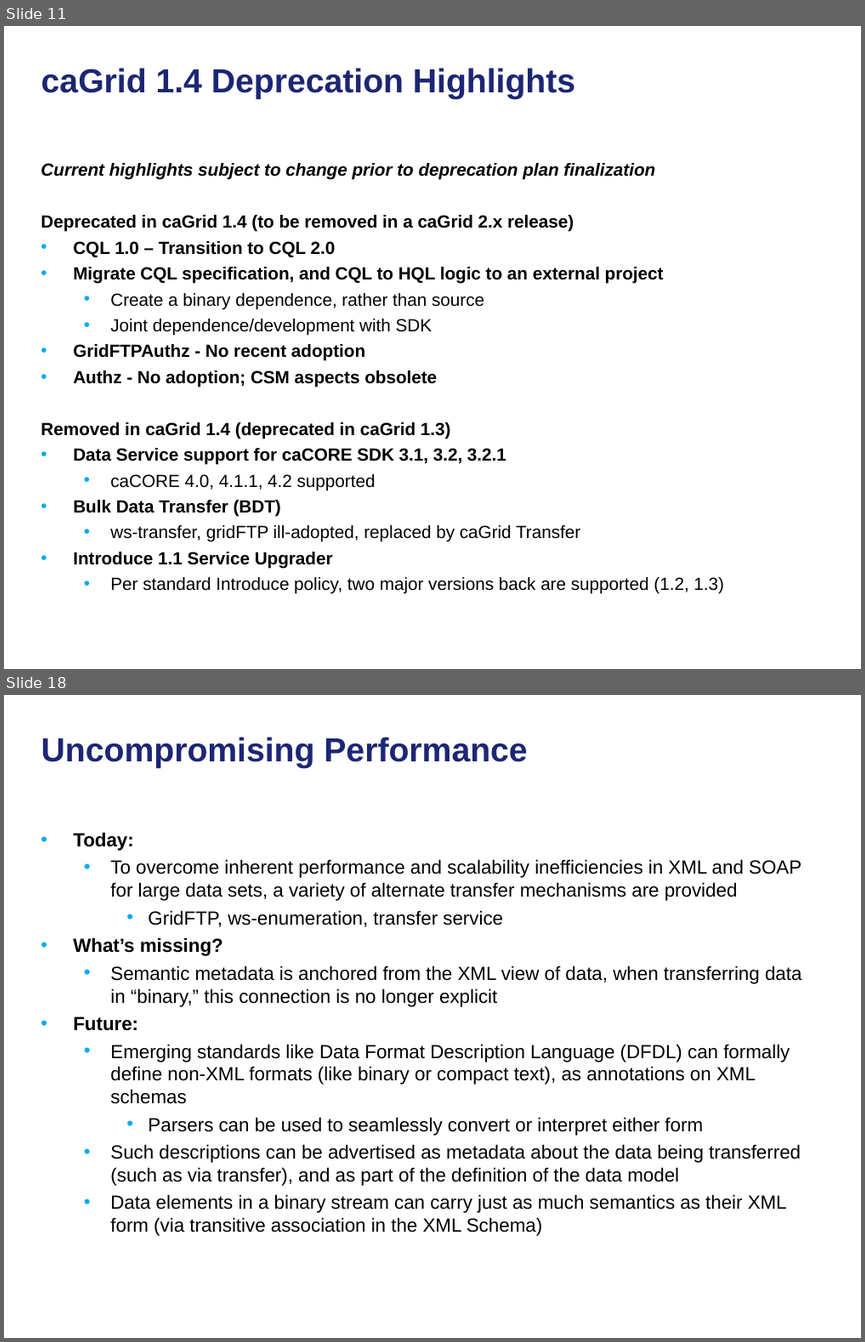
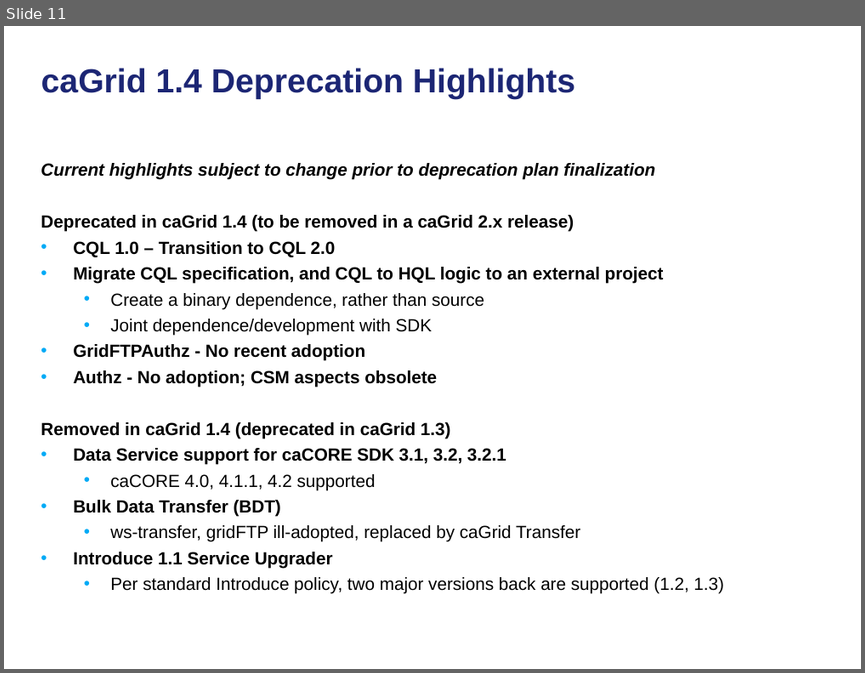
Before and after one commit to NCIP/cagrid-docs, a slide deck: general/presentations/200910_VCDE_ARCH/20091022_Arch_VCDE_caGrid_Future.ppt. Shown one above the other, each under a label of ours: slides 11 and 18 before the commit, slide 11 after it; the slides between them are not shown. The pictures are 865x1342 and 865x673 pixels, drawn with LibreOffice and Linux fonts; fonts in the diff are those of the drawing; background and template pictures are left out. Boxes give left, top, right and bottom in pixels: in the first picture for what was removed or moved away, otherwise in the second. Text is boxed around its words. In the diff, an @@ line names an element or a change of style, - is before the commit and + after.

```diff
--- a/general/presentations/200910_VCDE_ARCH/20091022_Arch_VCDE_caGrid_Future.ppt
+++ b/general/presentations/200910_VCDE_ARCH/20091022_Arch_VCDE_caGrid_Future.ppt
@@ slide 18 removed at box(4, 695, 861, 1338), background picture (left out) @@
@@ title removed at box(41, 737, 527, 768) @@
-Uncompromising Performance
@@ text removed at box(73, 832, 801, 1236) @@
-• Today:
-  • To overcome inherent performance and scalability inefficiencies in XML and SOAP for large data sets, a variety of alternate transfer mechanisms are provided
-    • GridFTP, ws-enumeration, transfer service
-• What’s missing?
-  • Semantic metadata is anchored from the XML view of data, when transferring data in “binary,” this connection is no longer explicit
-• Future:
-  • Emerging standards like Data Format Description Language (DFDL) can formally define non-XML formats (like binary or compact text), as annotations on XML schemas
-    • Parsers can be used to seamlessly convert or interpret either form
-  • Such descriptions can be advertised as metadata about the data being transferred (such as via transfer), and as part of the definition of the data model
-  • Data elements in a binary stream can carry just as much semantics as their XML form (via transitive association in the XML Schema)
```
Also in this commit, not shown: 9 slides changed, 3 slides added, 10 other slides removed.
